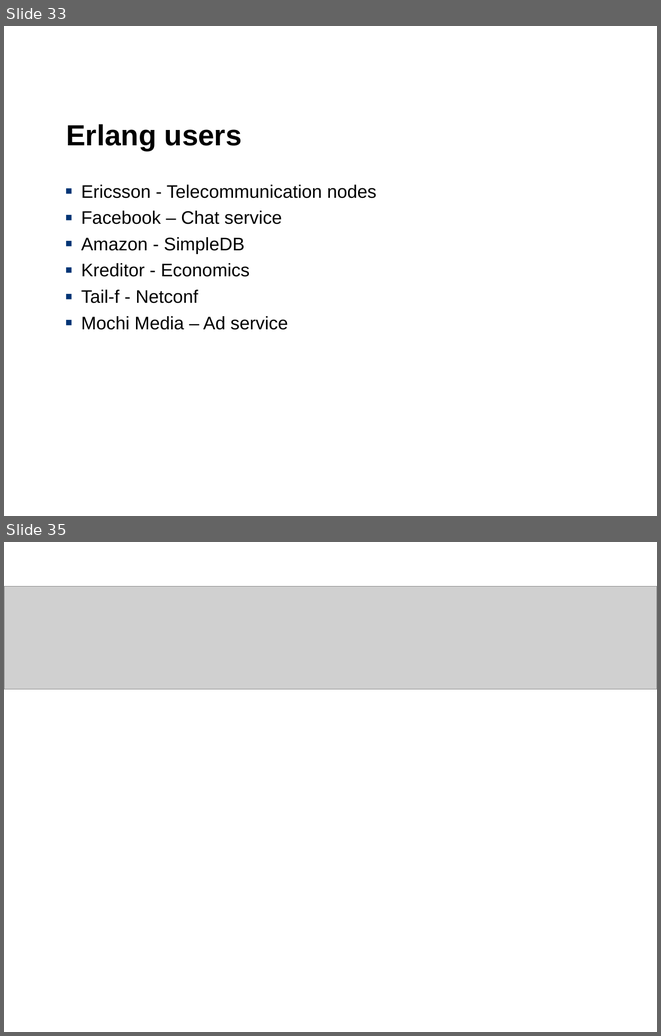
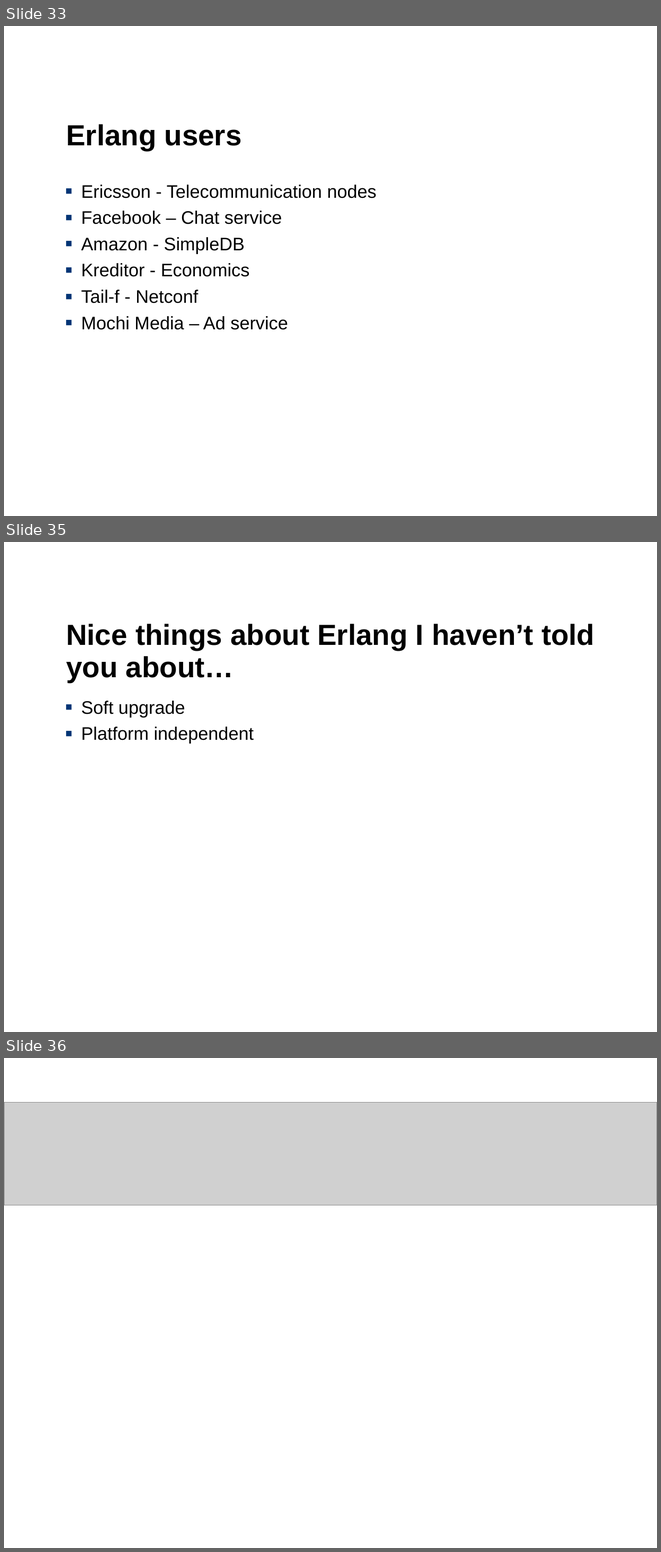
Before and after one commit to devmanner/devmanner, a slide deck: erlang/ErlangMulticore/Erlang.ppt. Shown one above the other, each under a label of ours: slides 33 and 35 before the commit, slides 33, 35 and 36 after it; the slides between them are not shown. The pictures are 661x1036 and 661x1552 pixels, drawn with LibreOffice and Linux fonts; fonts in the diff are those of the drawing; grey boxes stand for pictures; background and template pictures are left out. Boxes give left, top, right and bottom in pixels: in the first picture for what was removed or moved away, otherwise in the second. Text is boxed around its words. In the diff, an @@ line names an element or a change of style, - is before the commit and + after.

```diff
--- a/erlang/ErlangMulticore/Erlang.ppt
+++ b/erlang/ErlangMulticore/Erlang.ppt
@@ slide 35 added at box(4, 542, 657, 1032), background #FFFFFF @@
@@ title added at box(66, 624, 594, 682), 32 pt, text #000000, bold @@
+Nice things about Erlang I haven’t told you about…
@@ text added at box(81, 700, 254, 743), 20 pt, text #000000 @@
+  ▪ Soft upgrade
+  ▪ Platform independent
@@ what was slide 35 is now slide 36 @@
```
Also in this commit, not shown: 1 slide changed.
